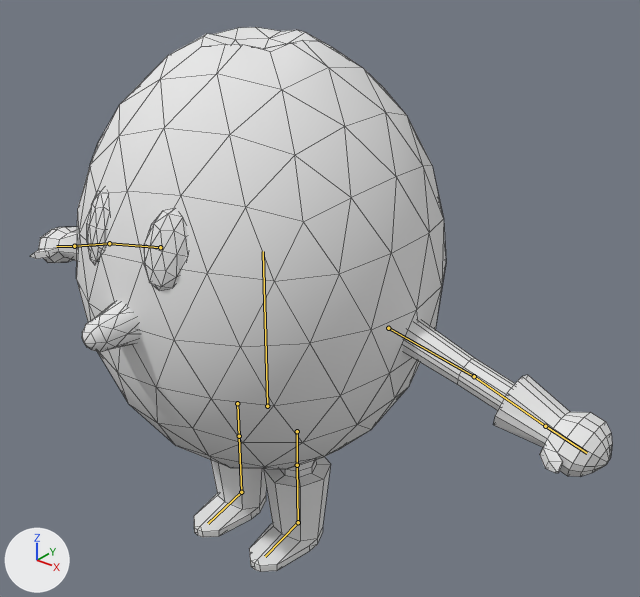
Two versions of the Blender file Assets/3DModels/Player/PlayerOlive.blend, one commit apart.
Rendered twice from a camera (50 mm lens) standing at (3.05, -3.32, 3.72) and looking at (0.28, 0.15, 1.57). The axes (+X, +Y, +Z) are drawn at lower left. The lights are the same throughout. The bones that bend it are drawn over the model as lines. Mesh edges are drawn as thin lines.
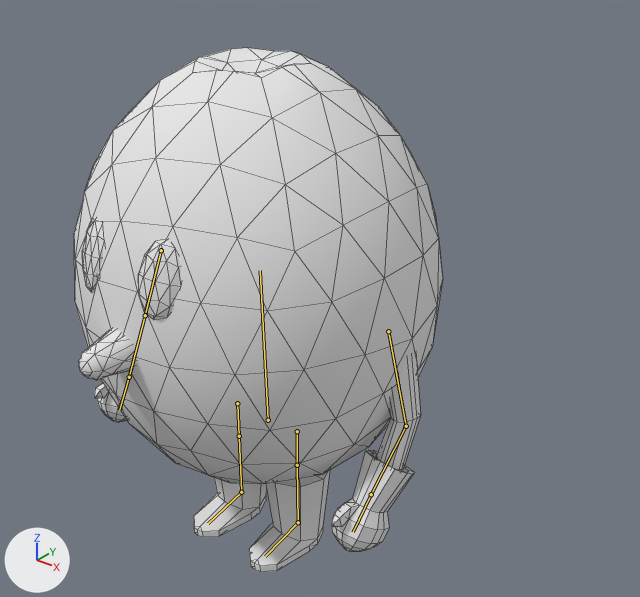
The newer file adds an action. The first version stands in its rest pose; the second is drawn at frame 8 of the action 'WarpStart'.

Patch to the scene script:
```diff
--- a/Assets/3DModels/Player/PlayerOlive.blend.py
+++ b/Assets/3DModels/Player/PlayerOlive.blend.py
@@ bone_spine @@
 bone_spine = bpy.data.objects['Armature'].pose.bones['Spine']
-bone_spine.location = (0.0, 0.0, 0.0)
-bone_spine.rotation_quaternion = (1.0, 0.0, 0.0, 0.0)  # degrees (0, 0, 0)
+bone_spine.location = (0.0, -0.1, 0.0)
+bone_spine.rotation_quaternion = (1.0, 0.017, -0.005, -0.002)  # degrees (2, -1, 0)
@@ bone_arm_l @@
 bone_arm_l = bpy.data.objects['Armature'].pose.bones['Arm.l']
-bone_arm_l.location = (0.0, 0.0, 0.0)
-bone_arm_l.rotation_quaternion = (1.0, 0.0, 0.0, 0.0)  # degrees (0, 0, 0)
+bone_arm_l.location = (-0.02, 0.004, 0.0)
+bone_arm_l.rotation_quaternion = (0.859, 0.098, -0.086, 0.496)  # degrees (5, -14, 59)
@@ bone_forarm_l @@
 bone_forarm_l = bpy.data.objects['Armature'].pose.bones['Forarm.l']  # child of 'Arm.l'
-bone_forarm_l.rotation_quaternion = (1.0, 0.0, 0.0, 0.0)  # degrees (0, 0, 0)
+bone_forarm_l.rotation_quaternion = (0.946, -0.124, 0.105, 0.282)  # degrees (-11, 16, 32)
@@ bone_arm_r_001 @@
 bone_arm_r_001 = bpy.data.objects['Armature'].pose.bones['Arm.r.001']
-bone_arm_r_001.location = (0.0, 0.0, 0.0)
-bone_arm_r_001.rotation_quaternion = (1.0, 0.0, 0.0, 0.0)  # degrees (0, 0, 0)
+bone_arm_r_001.location = (0.02, 0.004, 0.0)
+bone_arm_r_001.rotation_quaternion = (0.859, 0.098, 0.086, -0.496)  # degrees (5, 14, -59)
@@ bone_forarm_r_001 @@
 bone_forarm_r_001 = bpy.data.objects['Armature'].pose.bones['Forarm.r.001']  # child of 'Arm.r.001'
-bone_forarm_r_001.rotation_quaternion = (1.0, 0.0, 0.0, 0.0)  # degrees (0, 0, 0)
+bone_forarm_r_001.rotation_quaternion = (0.946, 0.124, -0.105, 0.282)  # degrees (11, -16, 32)
```

Location of each change, [x1, y1, x2, y2] in pixels of the pictures (640 x 597 px):
'Icosphere', posed (37% narrower)
    before: [30, 27, 612, 572]
    after: [74, 48, 443, 572]
bone 'Spine', root to tip
    before: (267, 406) to (263, 251)
    after: (268, 420) to (260, 270)
bone 'Arm.l', root to tip
    before: (160, 247) to (109, 243)
    after: (161, 250) to (145, 315)
bone 'Forarm.l', root to tip
    before: (109, 243) to (74, 246)
    after: (145, 315) to (129, 377)
bone 'Arm.r.001', root to tip
    before: (388, 328) to (474, 376)
    after: (388, 331) to (406, 426)
bone 'Forarm.r.001', root to tip
    before: (474, 376) to (545, 426)
    after: (406, 426) to (371, 494)
